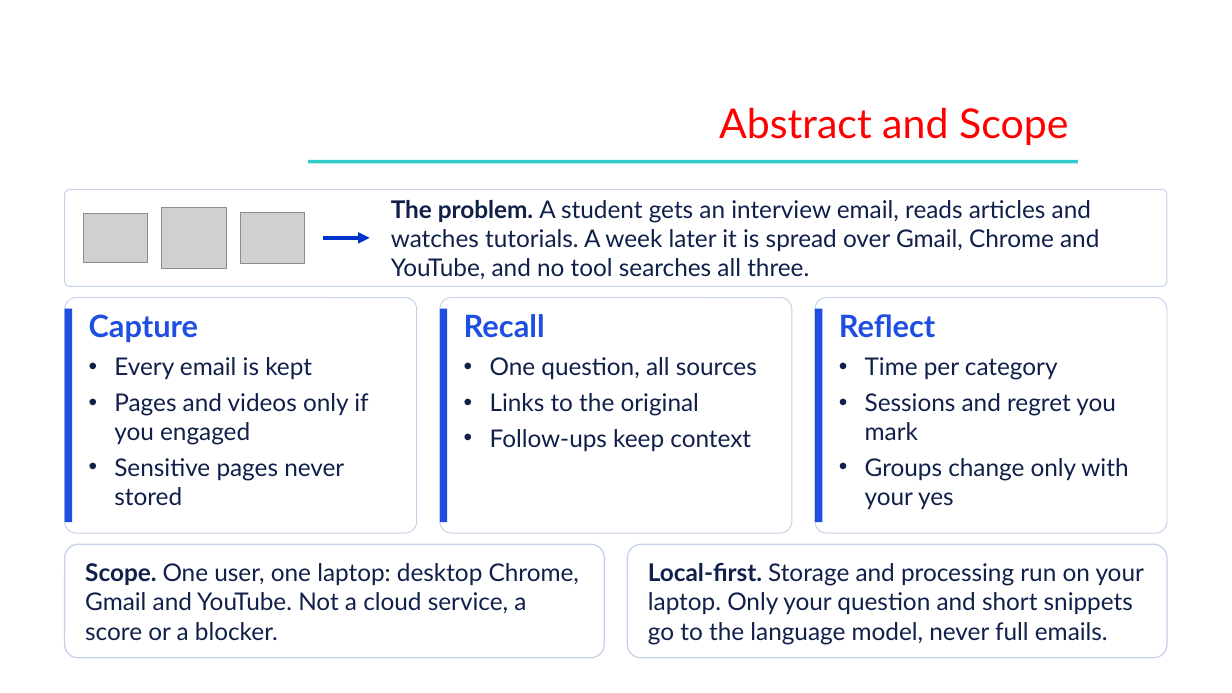
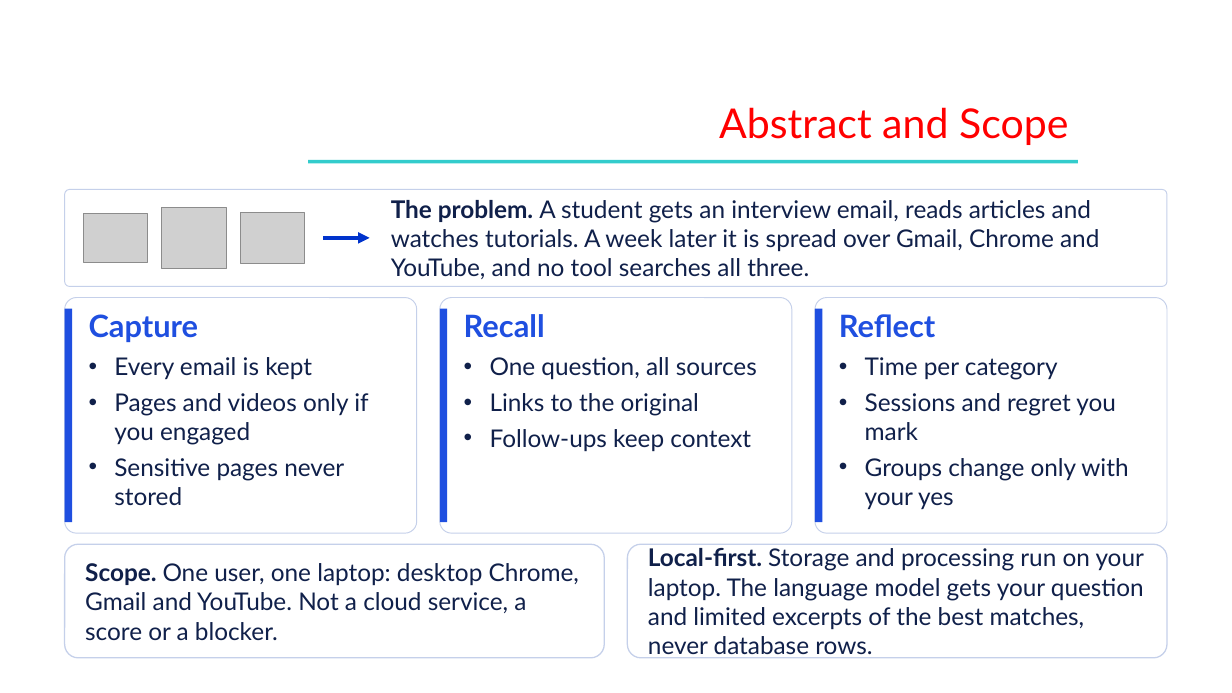
Before and after one commit to Shehzaad-khan/Efficient-Contextualized-History-Orchestrator-E.C.H.O, a slide deck: slide 4 of docs/Phase III/ECHO_Phase3_Review3.pptx. Drawn at 1232x693 pixels with LibreOffice and Linux fonts; fonts in the diff are those of the drawing; grey boxes stand for pictures; background and template pictures are left out. Boxes give left, top, right and bottom in pixels: in the first picture for what was removed or moved away, otherwise in the second. Text is boxed around its words. In the diff, an @@ line names an element or a change of style, - is before the commit and + after.

```diff
--- a/docs/Phase III/ECHO_Phase3_Review3.pptx
+++ b/docs/Phase III/ECHO_Phase3_Review3.pptx
@@ text in rounded rectangle at [648,548,1144,658]: text changed @@
-Local-first. Storage and processing run on your laptop. Only your question and short snippets go to the language model, never full emails.
+Local-first. Storage and processing run on your laptop. The language model gets your question and limited excerpts of the best matches, never database rows.
```
Also in this commit, not shown: 10 other slides changed, 13 other files.
